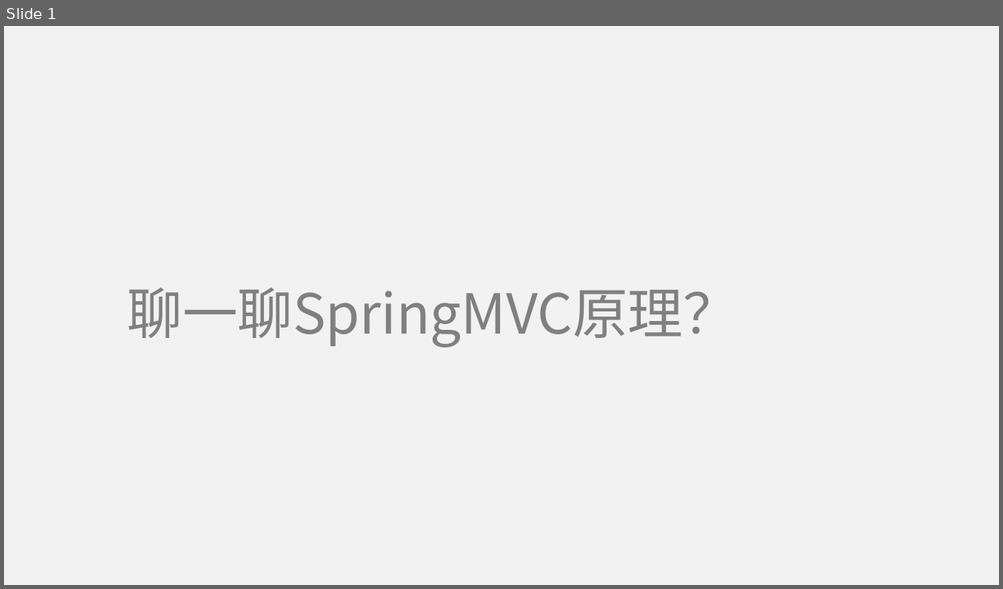
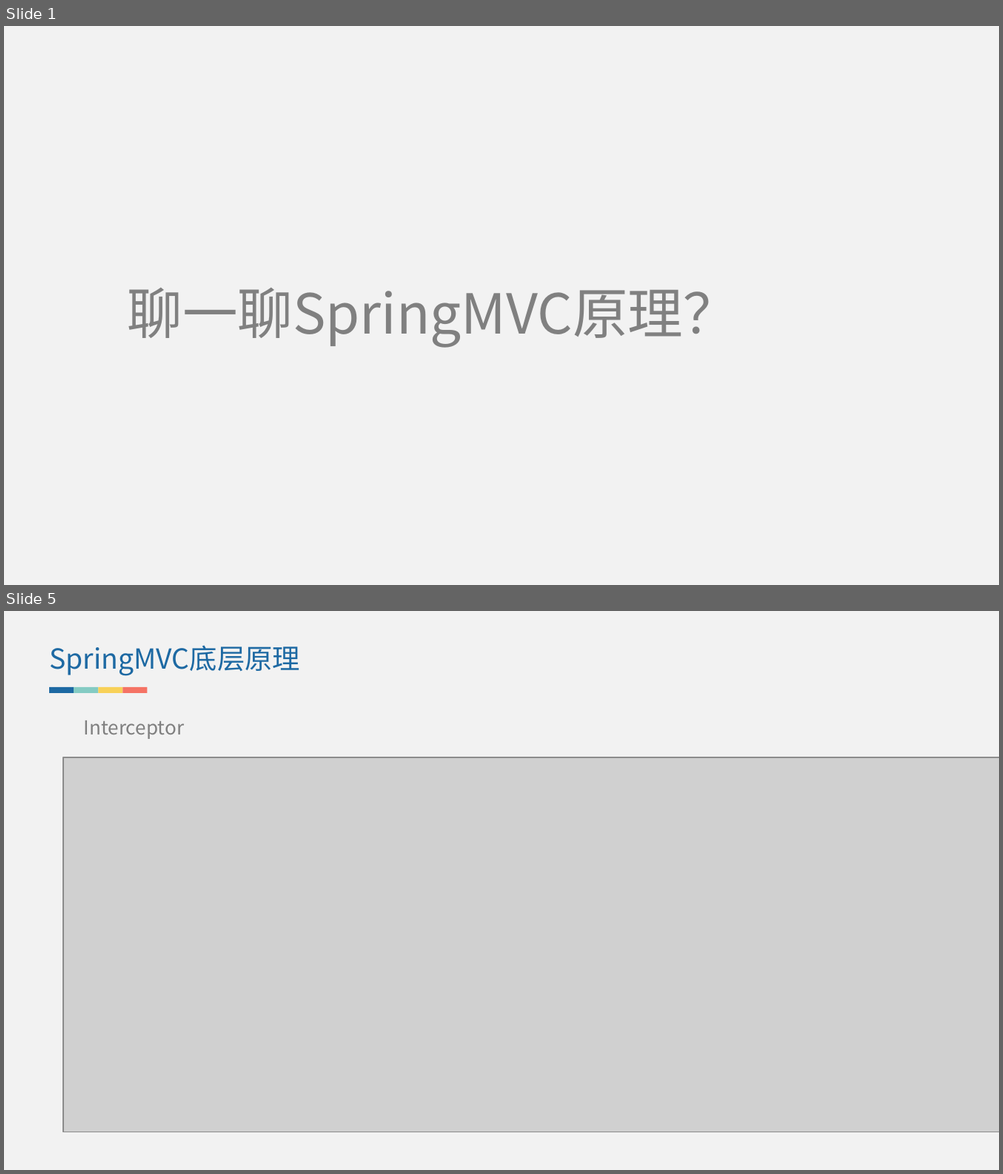
Before and after one commit to lvjiuluan/idea-projects, a slide deck: presentation/聊一聊SpringMVC原理？/聊一聊SpringMVC原理？.pptx. Shown one above the other, each under a label of ours: slide 1 before the commit, slides 1 and 5 after it; the slides between them are not shown. The pictures are 1003x589 and 1003x1174 pixels, drawn with LibreOffice and Linux fonts; fonts in the diff are those of the drawing; grey boxes stand for pictures. Boxes give left, top, right and bottom in pixels: in the first picture for what was removed or moved away, otherwise in the second. Text is boxed around its words. In the diff, an @@ line names an element or a change of style, - is before the commit and + after.

```diff
--- a/presentation/聊一聊SpringMVC原理？/聊一聊SpringMVC原理？.pptx
+++ b/presentation/聊一聊SpringMVC原理？/聊一聊SpringMVC原理？.pptx
@@ slide 5 added at (x1=4, y1=611, x2=999, y2=1170), background #F2F2F2 @@
@@ text added at (x1=49, y1=645, x2=300, y2=676), 20 pt, text #1D69A3 @@
+SpringMVC底层原理
@@ group added at (x1=50, y1=687, x2=148, y2=694): 4 rectangles @@
@@ text added at (x1=83, y1=721, x2=184, y2=739), 14 pt, text #808080 @@
+Interceptor
@@ picture added at (x1=64, y1=758, x2=999, y2=1132) @@
```
Also in this commit, not shown: 4 other slides added, 4 slides removed, 2 other files.
